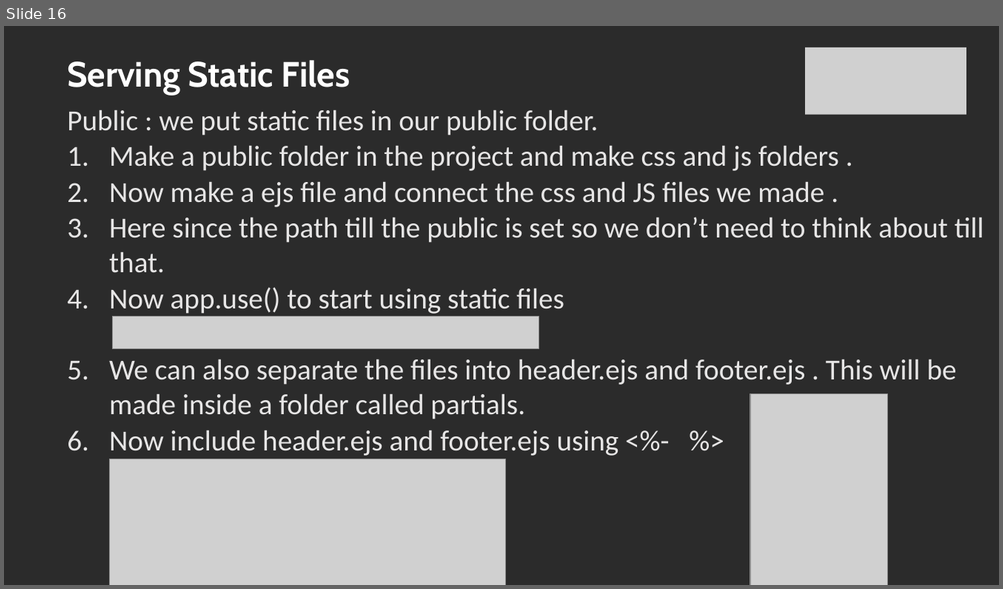
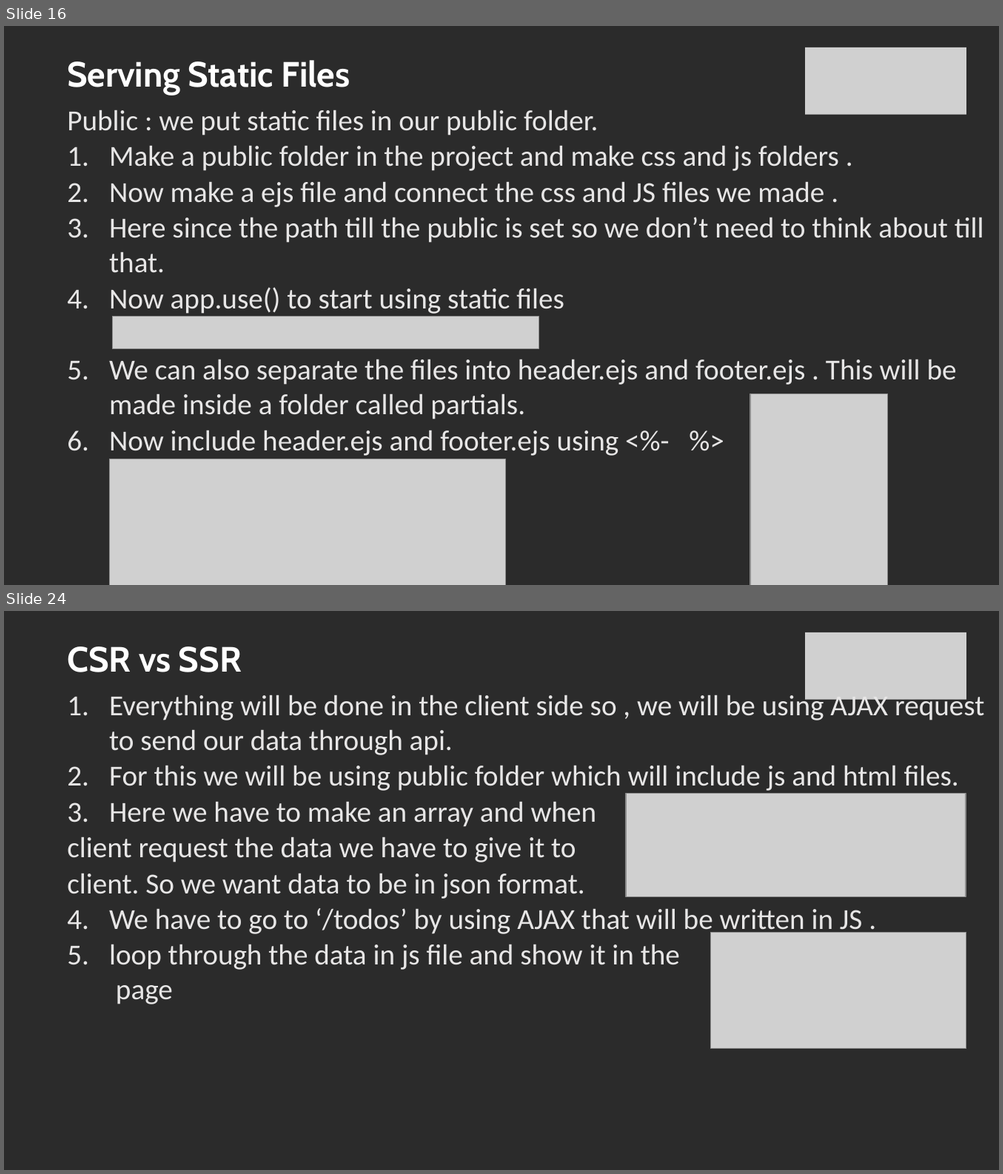
Before and after one commit to SachinBarpanda/glaBackend, a slide deck: NodeJS.pptx. Shown one above the other, each under a label of ours: slide 16 before the commit, slides 16 and 24 after it; the slides between them are not shown. The pictures are 1003x589 and 1003x1174 pixels, drawn with LibreOffice and Linux fonts; fonts in the diff are those of the drawing; grey boxes stand for pictures; background and template pictures are left out; a plain dark background stands for a picture behind light text. Boxes give left, top, right and bottom in pixels: in the first picture for what was removed or moved away, otherwise in the second. Text is boxed around its words. In the diff, an @@ line names an element or a change of style, - is before the commit and + after.

```diff
--- a/NodeJS.pptx
+++ b/NodeJS.pptx
@@ slide 24 added at <box>4,611,999,1170</box>, background picture (left out) @@
@@ picture added at <box>805,632,966,700</box> @@
@@ title added at <box>67,647,242,672</box>, 34 pt, text #FFFFFF, bold @@
+CSR vs SSR
@@ text added at <box>67,691,984,1005</box>, 28 pt, text #E7E6E6 @@
+1. Everything will be done in the client side so , we will be using AJAX request to send our data through api.
+2. For this we will be using public folder which will include js and html files.
+3. Here we have to make an array and when
+client request the data we have to give it to
+client. So we want data to be in json format.
+4. We have to go to ‘/todos’ by using AJAX that will be written in JS .
+5. loop through the data in js file and show it in the page
@@ picture added at <box>626,793,965,897</box> @@
@@ picture added at <box>711,933,966,1049</box> @@
```
Also in this commit, not shown: 2 slides changed, 5 other slides added, 50 other files.
